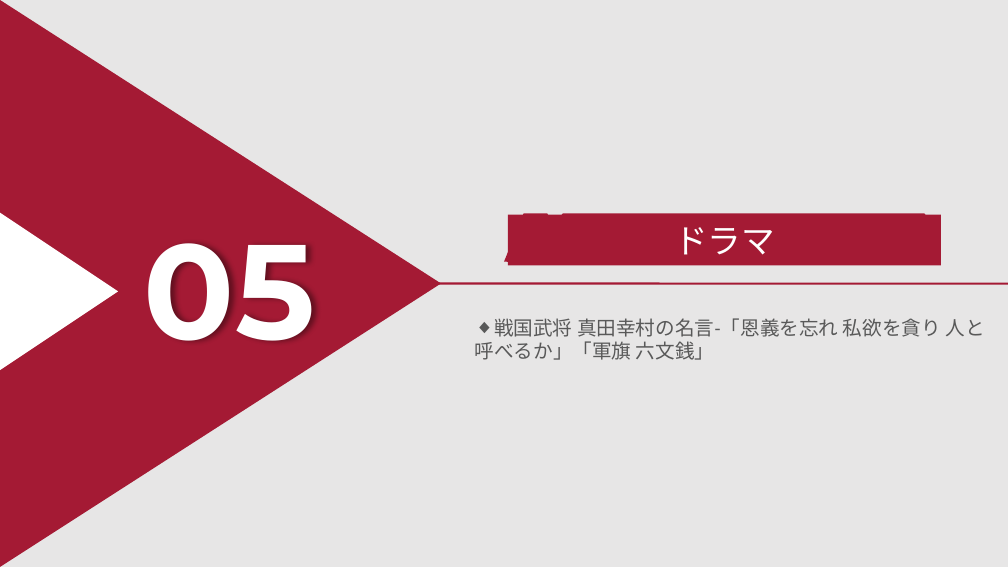
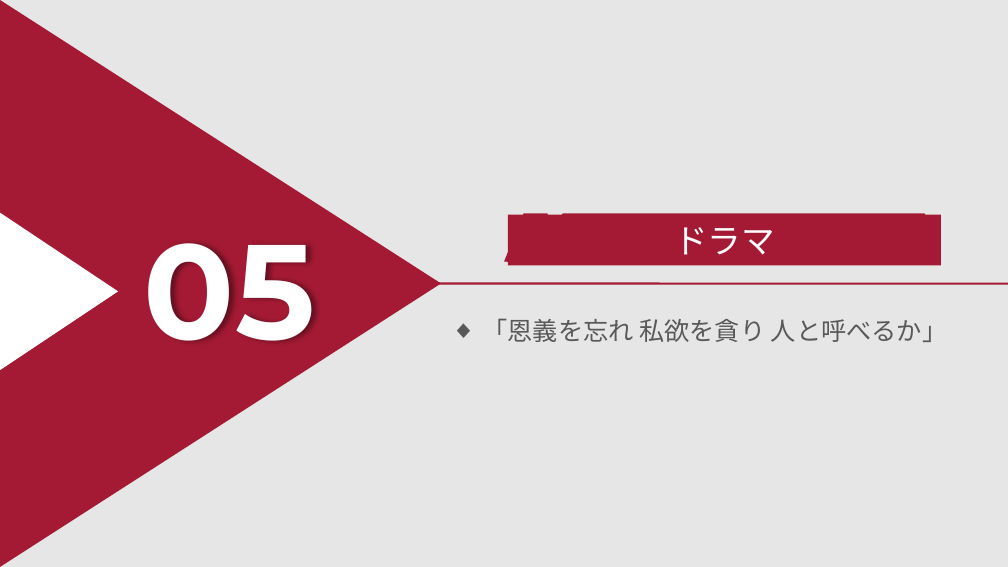
Before and after one commit to mashihao/GoogleMap, a slide deck: slide 17 of 中間発表会(尹鴻濤).pptx (slide 20 before the commit). Drawn at 1008x567 pixels with LibreOffice and Linux fonts; fonts in the diff are those of the drawing. Boxes give left, top, right and bottom in pixels: in the first picture for what was removed or moved away, otherwise in the second. Text is boxed around its words. In the diff, an @@ line names an element or a change of style, - is before the commit and + after.

```diff
--- a/中間発表会(尹鴻濤).pptx
+++ b/中間発表会(尹鴻濤).pptx
@@ text at [482, 318, 947, 342]: text changed; size 14 to 18 pt @@
-◆ 戦国武将 真田幸村の名言-「恩義を忘れ 私欲を貪り 人と呼べるか」「軍旗 六文銭」
+◆ 「恩義を忘れ 私欲を貪り 人と呼べるか」
```
Also in this commit, not shown: 3 other slides changed, 3 slides removed.
